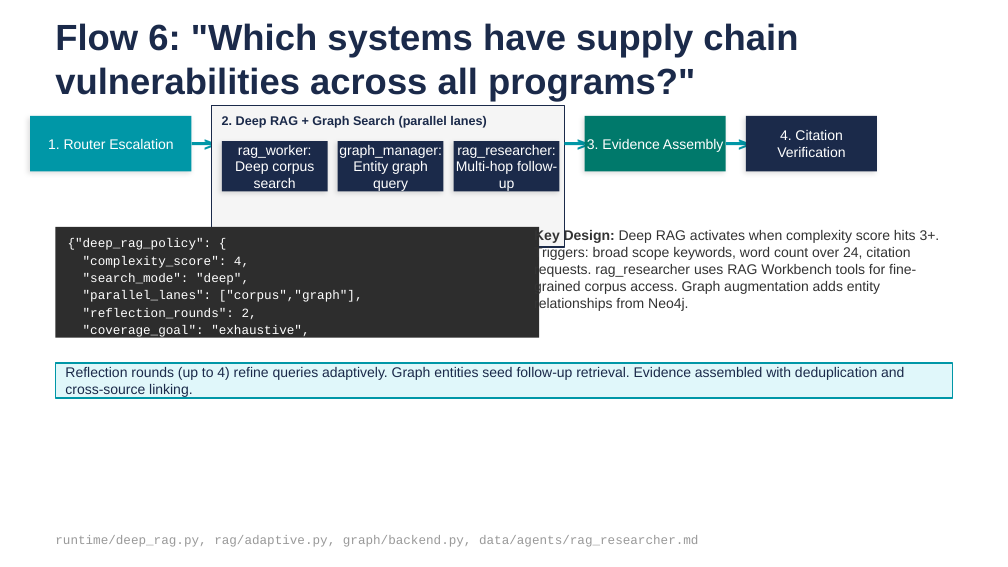
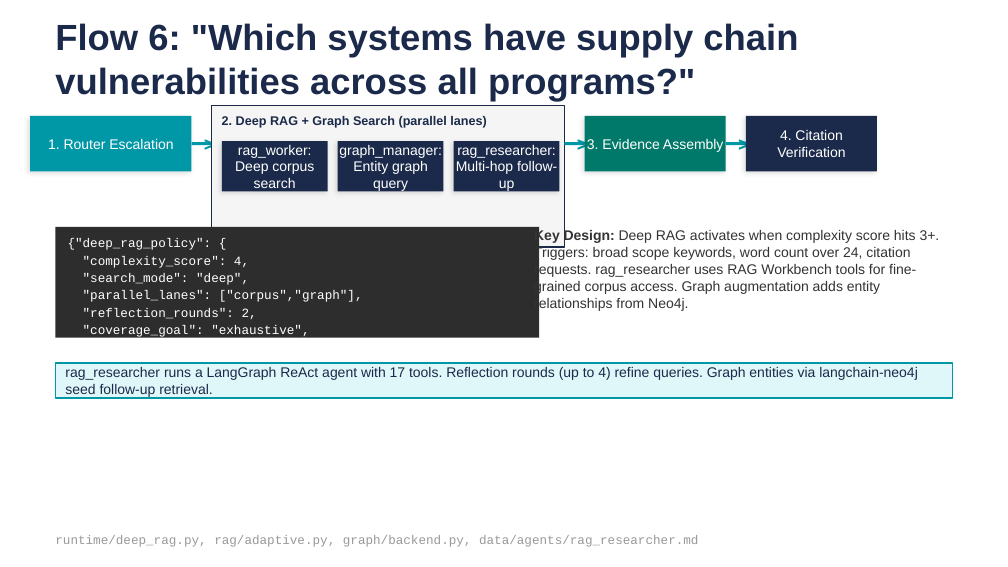
Before and after one commit to browntitan/Agent_Harness, a slide deck: slide 36 of powerpoint/agentic_chatbot_v3_leadership_v2.pptx (slide 35 before the commit). Drawn at 1008x567 pixels with LibreOffice and Linux fonts; fonts in the diff are those of the drawing. Boxes give left, top, right and bottom in pixels: in the first picture for what was removed or moved away, otherwise in the second. Text is boxed around its words. In the diff, an @@ line names an element or a change of style, - is before the commit and + after.

```diff
--- a/powerpoint/agentic_chatbot_v3_leadership_v2.pptx
+++ b/powerpoint/agentic_chatbot_v3_leadership_v2.pptx
@@ text at (65, 367, 918, 398): text changed @@
-Reflection rounds (up to 4) refine queries adaptively. Graph entities seed follow-up retrieval. Evidence assembled with deduplication and cross-source linking.
+rag_researcher runs a LangGraph ReAct agent with 17 tools. Reflection rounds (up to 4) refine queries. Graph entities via langchain-neo4j seed follow-up retrieval.
```
Also in this commit, not shown: 10 other slides changed, 1 slide added, 44 other files.
